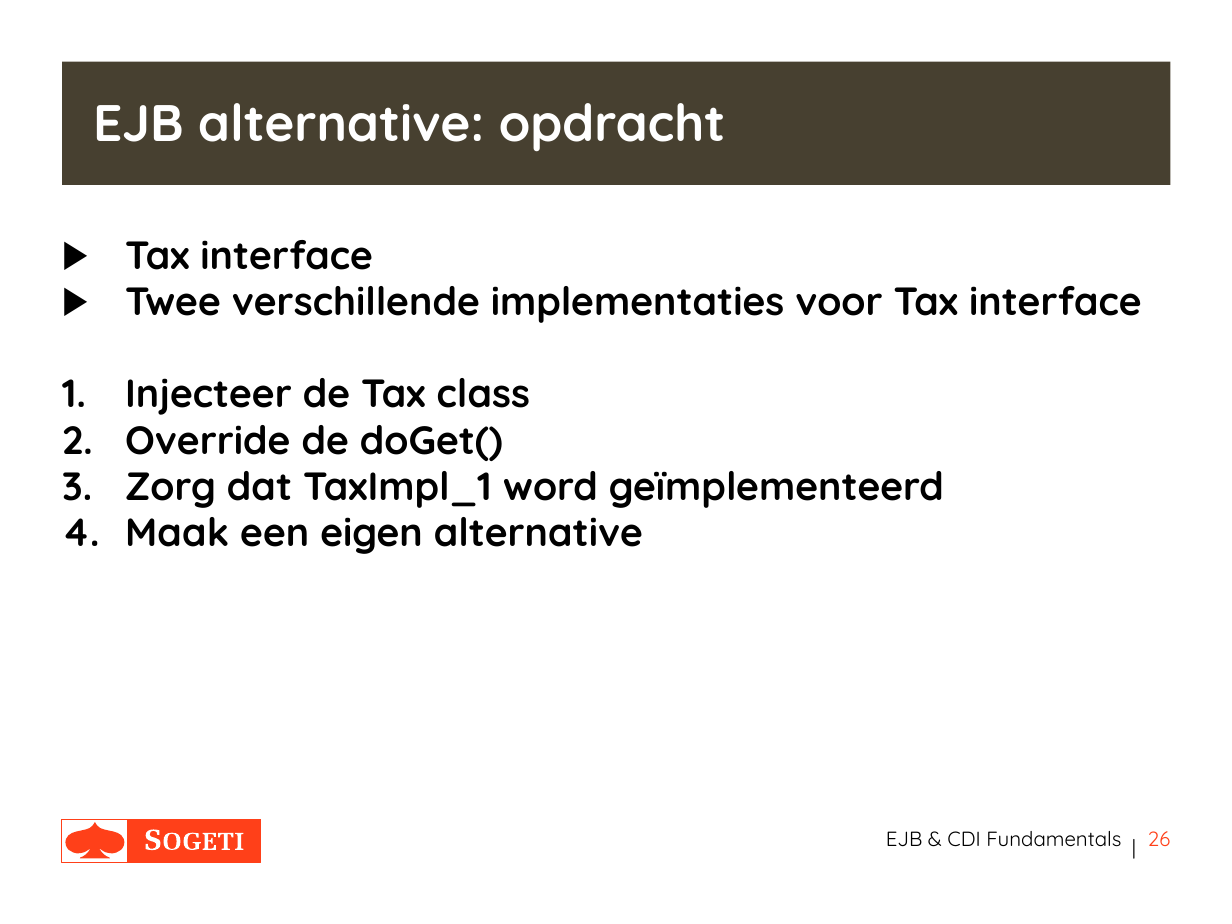
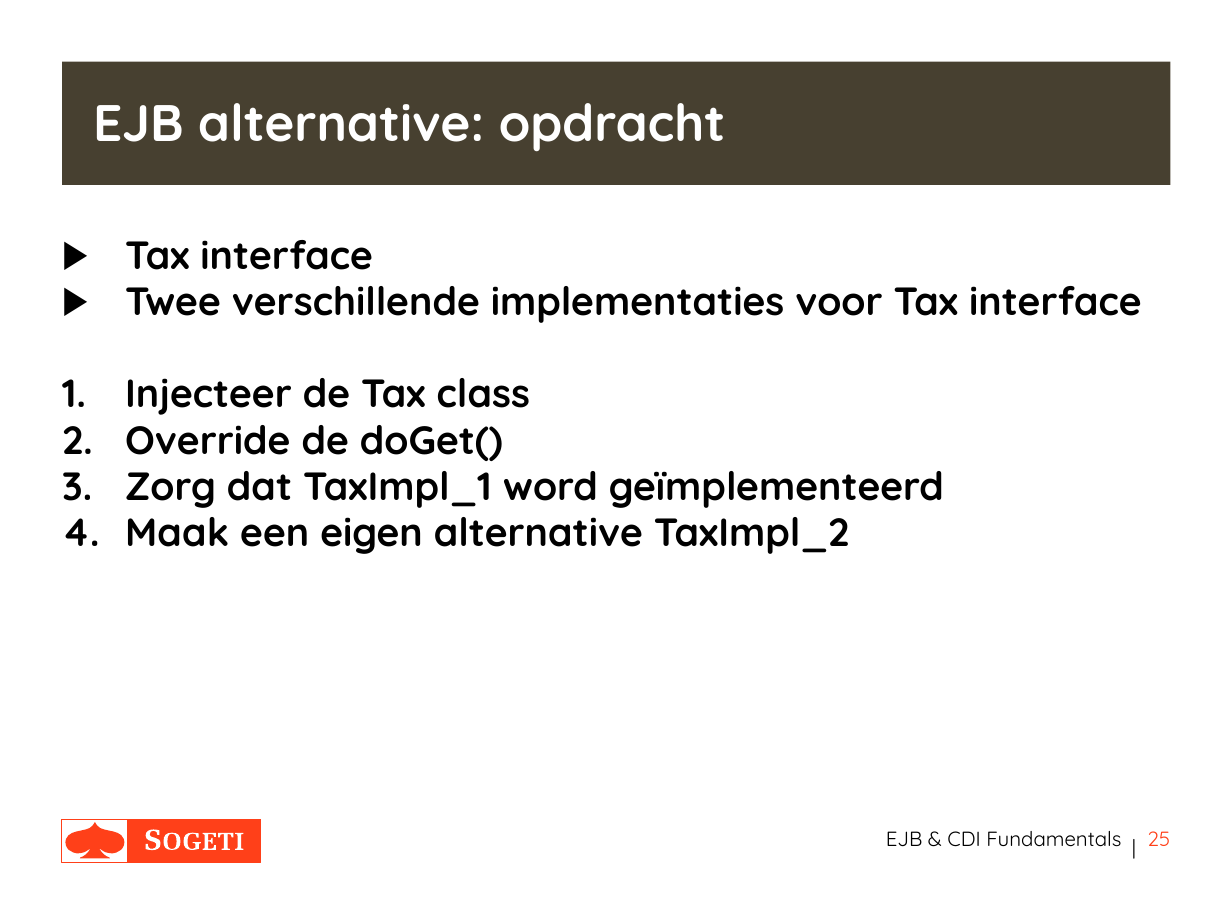
Before and after one commit to erwindeg/fontys-ejbcdi, a slide deck: slide 25 of Presentation-EJB&CDI.pptx (slide 26 before the commit). Drawn at 1232x924 pixels with LibreOffice and Linux fonts; fonts in the diff are those of the drawing. Boxes give left, top, right and bottom in pixels: in the first picture for what was removed or moved away, otherwise in the second. Text is boxed around its words. In the diff, an @@ line names an element or a change of style, - is before the commit and + after.

```diff
--- a/Presentation-EJB&CDI.pptx
+++ b/Presentation-EJB&CDI.pptx
@@ text at (x1=125, y1=505, x2=849, y2=554): text changed @@
-4. Maak een eigen alternative
+4. Maak een eigen alternative TaxImpl_2
@@ page number at (x1=1147, y1=831, x2=1170, y2=846): text changed @@
-26
+25
```
Also in this commit, not shown: 3 other files.
